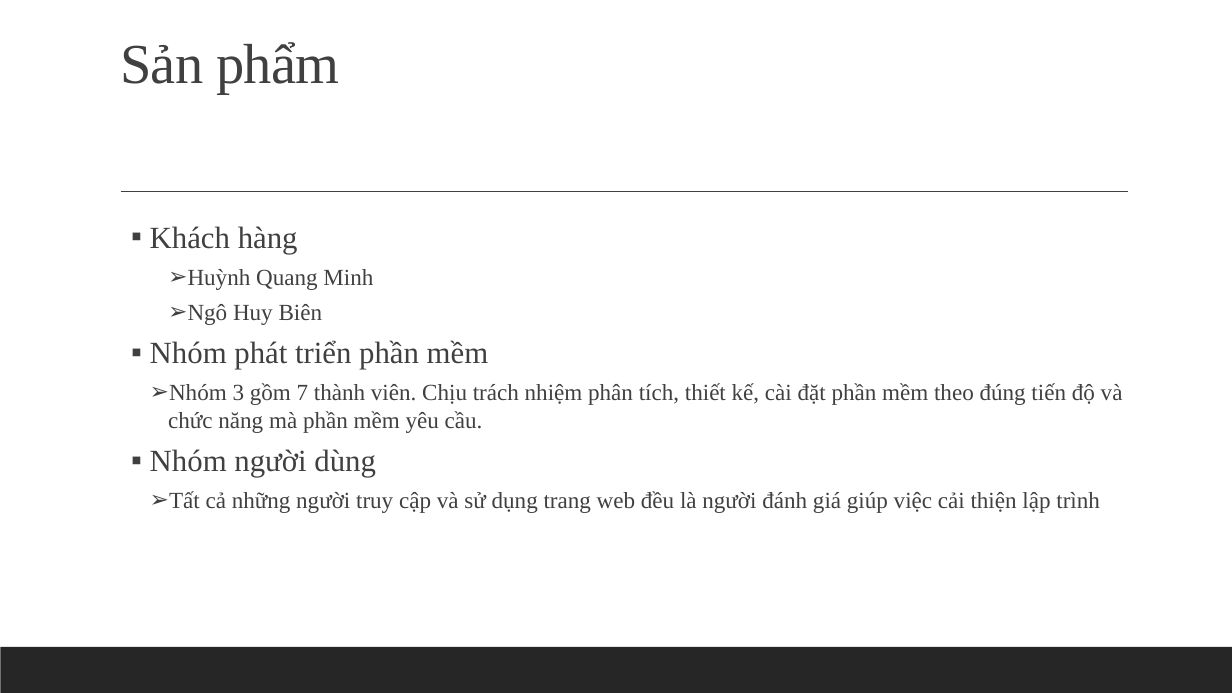
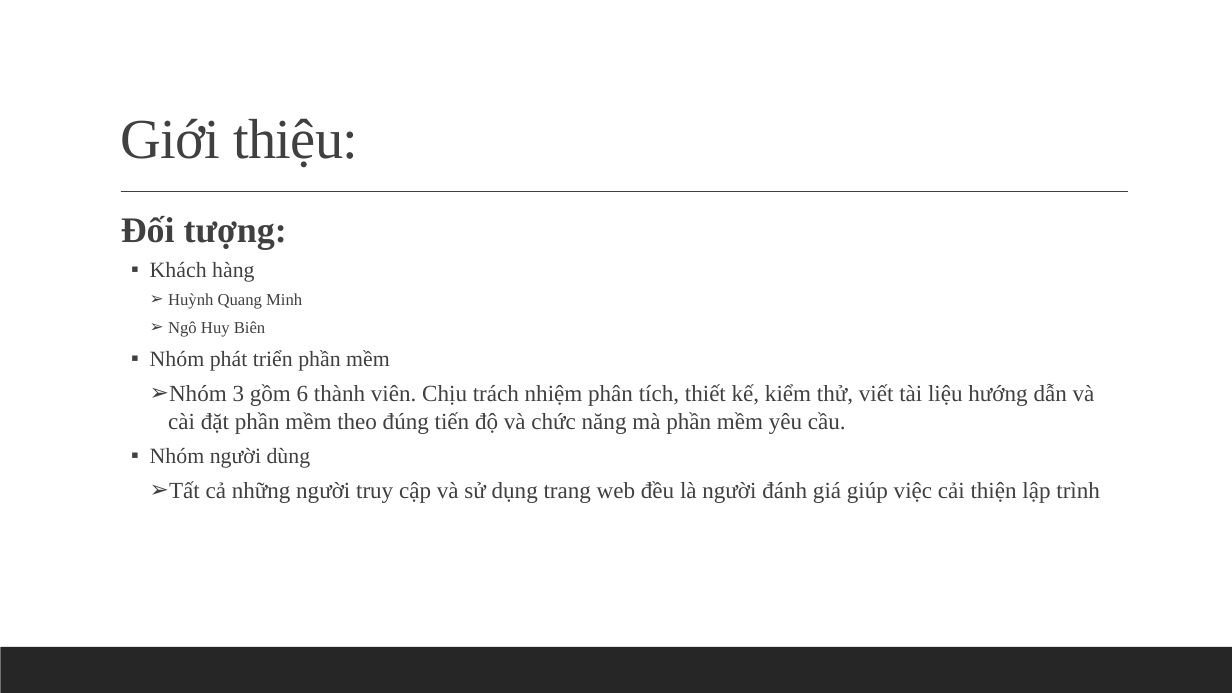
Before and after one commit to huynhquangminh/18HCB_QuanLyQuyTrinhPhanMem, a slide deck: slide 26 of Documents/TongHop/BaoCaoTrcDuAn/Nhom_3_Tuan_2.pptx (slide 33 before the commit). Drawn at 1232x693 pixels with LibreOffice and Linux fonts; fonts in the diff are those of the drawing. Boxes give left, top, right and bottom in pixels: in the first picture for what was removed or moved away, otherwise in the second. Text is boxed around its words. In the diff, an @@ line names an element or a change of style, - is before the commit and + after.

```diff
--- a/Documents/TongHop/BaoCaoTrcDuAn/Nhom_3_Tuan_2.pptx
+++ b/Documents/TongHop/BaoCaoTrcDuAn/Nhom_3_Tuan_2.pptx
@@ title removed at [120,42,340,94] @@
-Sản phẩm
@@ title added at [120,118,358,168], 44 pt, text #404040 @@
+Giới thiệu:
@@ text "Đối tượng:": place and size @@
-text "Đối tượng:" at [150,226,1123,513]
+text "Đối tượng:" at [121,216,1100,503]
@@ text at [121,216,287,250]: paragraph added @@
+  Đối tượng:
@@ text at [150,262,390,468]: size 24 to 17 pt in "Khách hàng", "Nhóm phát triển phần mềm", "Nhóm người dùng"; size 18 to 13 pt in "Huỳnh Quang Minh", "Ngô Huy Biên"; list level 4 to 3 in "Huỳnh Quang Minh"; list level 4 to 3 in "Ngô Huy Biên" @@
@@ text at [168,384,1095,434]: text changed @@
-    ➢ Nhóm 3 gồm 7 thành viên. Chịu trách nhiệm phân tích, thiết kế, cài đặt phần mềm theo đúng tiến độ và chức năng mà phần mềm yêu cầu.
+    ➢ Nhóm 3 gồm 6 thành viên. Chịu trách nhiệm phân tích, thiết kế, kiểm thử, viết tài liệu hướng dẫn và cài đặt phần mềm theo đúng tiến độ và chức năng mà phần mềm yêu cầu.
```
Also in this commit, not shown: 15 other slides changed, 1 slide added, 7 slides removed, 6 other files.
